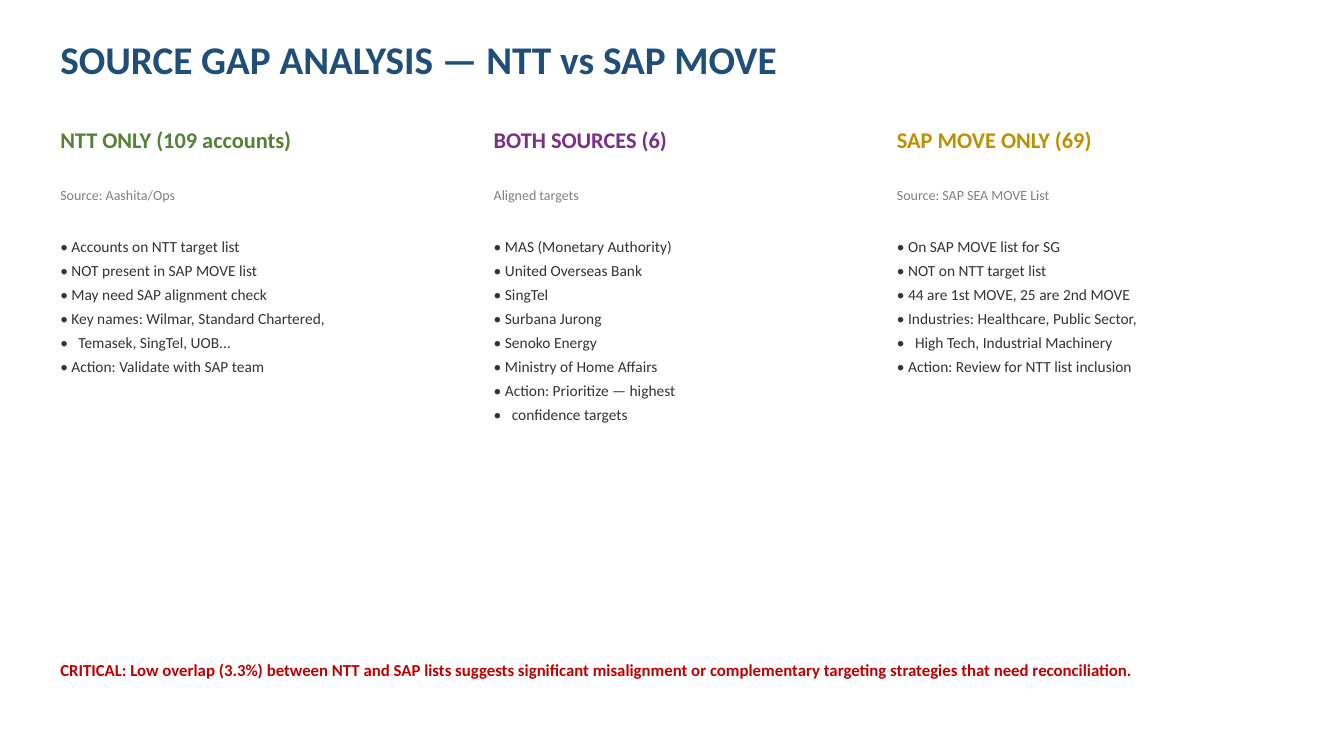
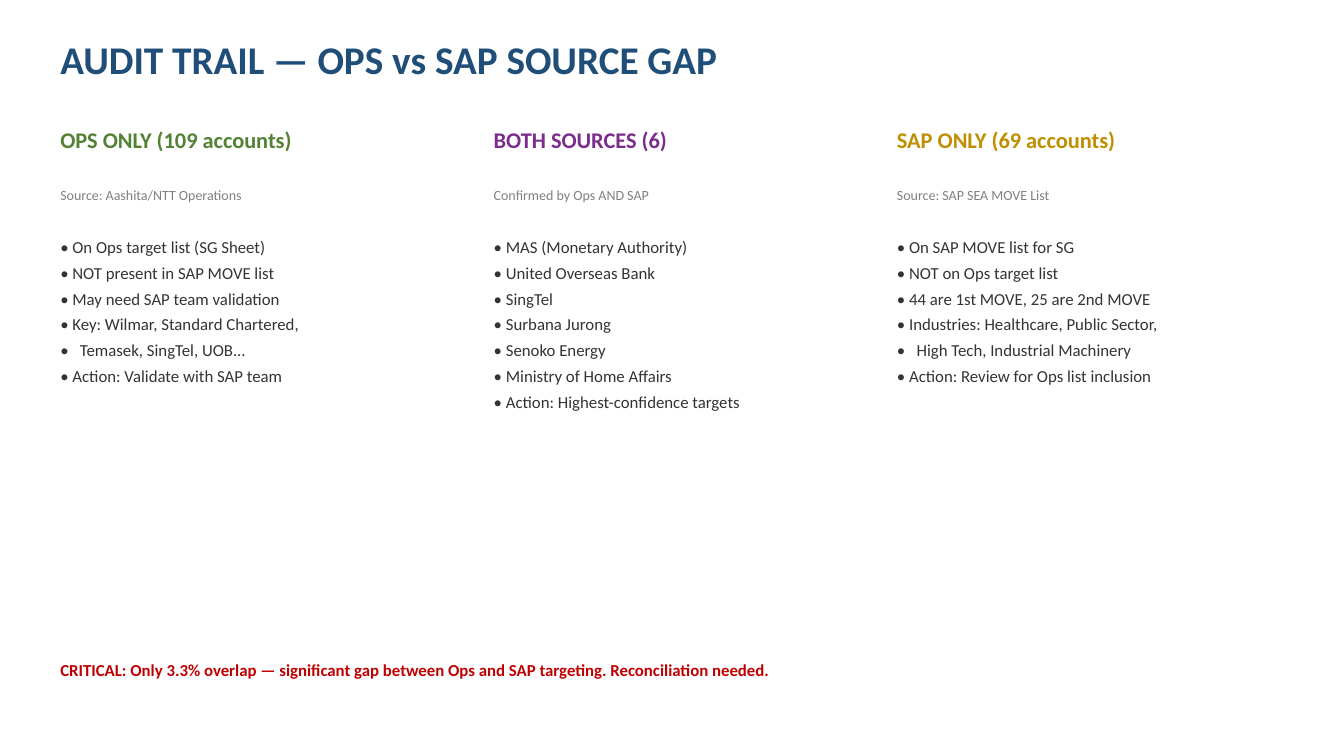
Before and after one commit to bhartiya75/ntt, a slide deck: slide 5 of backend/analysis/SG_GTM_Presentation.pptx. Drawn at 1344x756 pixels with LibreOffice and Linux fonts; fonts in the diff are those of the drawing. Boxes give left, top, right and bottom in pixels: in the first picture for what was removed or moved away, otherwise in the second. Text is boxed around its words. In the diff, an @@ line names an element or a change of style, - is before the commit and + after.

```diff
--- a/backend/analysis/SG_GTM_Presentation.pptx
+++ b/backend/analysis/SG_GTM_Presentation.pptx
@@ text at [60,48,717,75]: text changed @@
-SOURCE GAP ANALYSIS — NTT vs SAP MOVE
+AUDIT TRAIL — OPS vs SAP SOURCE GAP
@@ text at [60,131,292,151]: text changed @@
-NTT ONLY (109 accounts)
+OPS ONLY (109 accounts)
@@ text at [897,131,1115,152]: text changed @@
-SAP MOVE ONLY (69)
+SAP ONLY (69 accounts)
@@ text at [60,190,242,202]: text changed @@
-Source: Aashita/Ops
+Source: Aashita/NTT Operations
@@ text at [494,190,649,202]: text changed @@
-Aligned targets
+Confirmed by Ops AND SAP
@@ text at [72,241,265,256]: text changed; size 11 to 12 pt @@
-• Accounts on NTT target list
+• On Ops target list (SG Sheet)
@@ text at [72,267,282,382]: size 11 to 12 pt in "• NOT present in SAP MOVE list", "• Temasek, SingTel, UOB...", "• Action: Validate with SAP team" @@
@@ text at [506,241,687,385]: size 11 to 12 pt in "• MAS (Monetary Authority)", "• United Overseas Bank", "• SingTel", "• Surbana Jurong" and 2 more places @@
@@ text at [909,267,1059,282]: text changed; size 11 to 12 pt @@
-• NOT on NTT target list
+• NOT on Ops target list
@@ text at [909,241,1157,359]: size 11 to 12 pt in "• On SAP MOVE list for SG", "• 44 are 1st MOVE, 25 are ...", "• Industries: Healthcare, Public Sector,", "• High Tech, Industrial Machinery" @@
@@ text at [72,293,298,333]: text changed; size 11 to 12 pt @@
-• May need SAP alignment check
-• Key names: Wilmar, Standard Chartered,
+• May need SAP team validation
+• Key: Wilmar, Standard Chartered,
@@ text at [909,370,1151,385]: text changed; size 11 to 12 pt @@
-• Action: Review for NTT list inclusion
+• Action: Review for Ops list inclusion
@@ text at [506,396,739,411]: text changed; size 11 to 12 pt @@
-• Action: Prioritize — highest
-• confidence targets
+• Action: Highest-confidence targets
@@ text at [60,664,769,679]: text changed @@
-CRITICAL: Low overlap (3.3%) between NTT and SAP lists suggests significant misalignment or complementary targeting strategies that need reconciliation.
+CRITICAL: Only 3.3% overlap — significant gap between Ops and SAP targeting. Reconciliation needed.
```
Also in this commit, not shown: 8 other slides changed, 1 other file.
